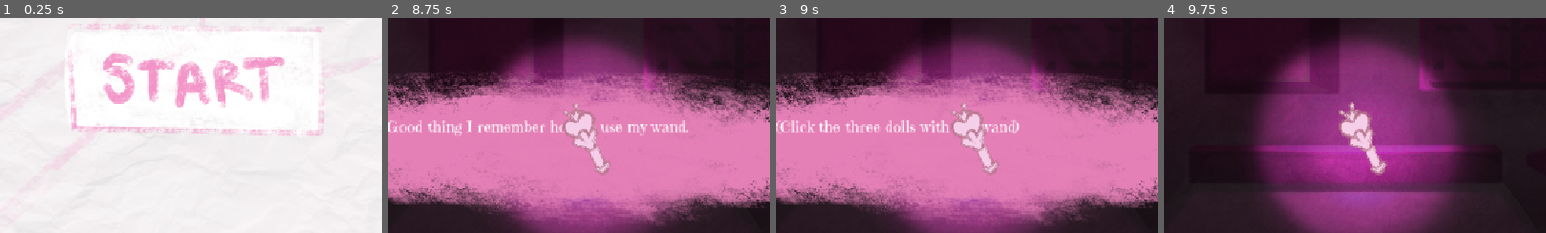
Above: before the commit, frames 1-4 (left to right).
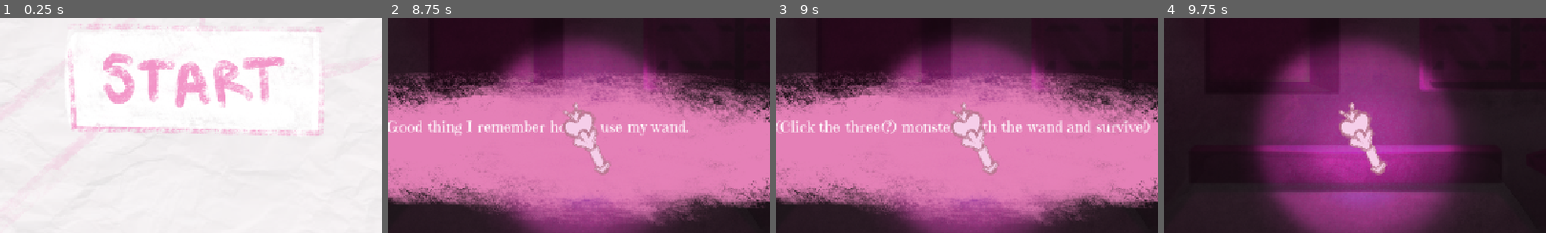
Above: after the commit, the same moments.

Repository: xXample/game-jam-2026
Game: Godot game, scene res://main_menu.tscn
The game is run twice, just before and just after one commit, with the same random seed, the same clock (stepped at 60 frames per second) and the same inputs.
Inputs (mouse positions are % of the whole screen's width and height, from its top left):
- Up to frame 1 (0.25 s): no input
- Up to frame 2 (8.75 s): click (50, 65) at 0.5 s; click (51, 81) at 1.25 s; click (51, 81) at 2 s; click (51, 81) at 2.75 s; tap Enter at 3.5, 5, 6.5 s; move the mouse to (15, 71) at 3.52 s; click (15, 71) at 3.67 s; tap Space at 4.25, 5.75, 7.25 s; move the mouse to (48, 58) at 4.27 s; click (48, 58) at 4.42 s; move the mouse to (86, 61) at 5.02 s; click (86, 61) at 5.17 s; move the mouse to (45, 70) at 5.77 s; click (45, 70) at 5.92 s; move the mouse to (80, 65) at 6.52 s; click (80, 65) at 6.67 s; move the mouse to (20, 35) at 7.27 s; click (20, 35) at 7.42 s; click (51, 81) at 8 s
- Up to frame 3 (9 s): click (51, 81) at 8.75 s
- Up to frame 4 (9.75 s): click (51, 81) at 9.5 s
The pictures show only the part of the screen within x 25-75%, y 50-100%; the shares and areas given below are measured in that part.

Frames 1-2 are identical in both runs. In frame 3, 1.6% of the frame differs, in the area x 27-98%, y 47-54%; in frame 4, nothing differs.

Commit message:
Deleting the export files

Diff:
--- a/main.gd
+++ b/main.gd
@@ -19,7 +19,7 @@
 	dialogue_box.show_dialogue([
 		"What happened? There's monsters!!!",
 		"Good thing I remember how to use my wand.",
-		"(Click the three dolls with the wand)"
+		"(Click the three(?) monsters with the wand and survive!)"
 	])
 
 func game_over():
Binary file removed: web-export/index.apple-touch-icon.png
Not shown, removed: web-export/index.apple-touch-icon.png.import
Binary file removed: web-export/index.icon.png
Not shown, removed: web-export/index.icon.png.import
Binary file removed: web-export/index.png
Not shown, removed: web-export/index.png.import
Not shown, removed: web-export/index.audio.position.worklet.js
Not shown, removed: web-export/index.audio.worklet.js
Not shown, removed: web-export/index.html
Not shown, removed: web-export/index.js
Not shown, removed: web-export/index.pck
Not shown, changed: web-export/index.wasm
